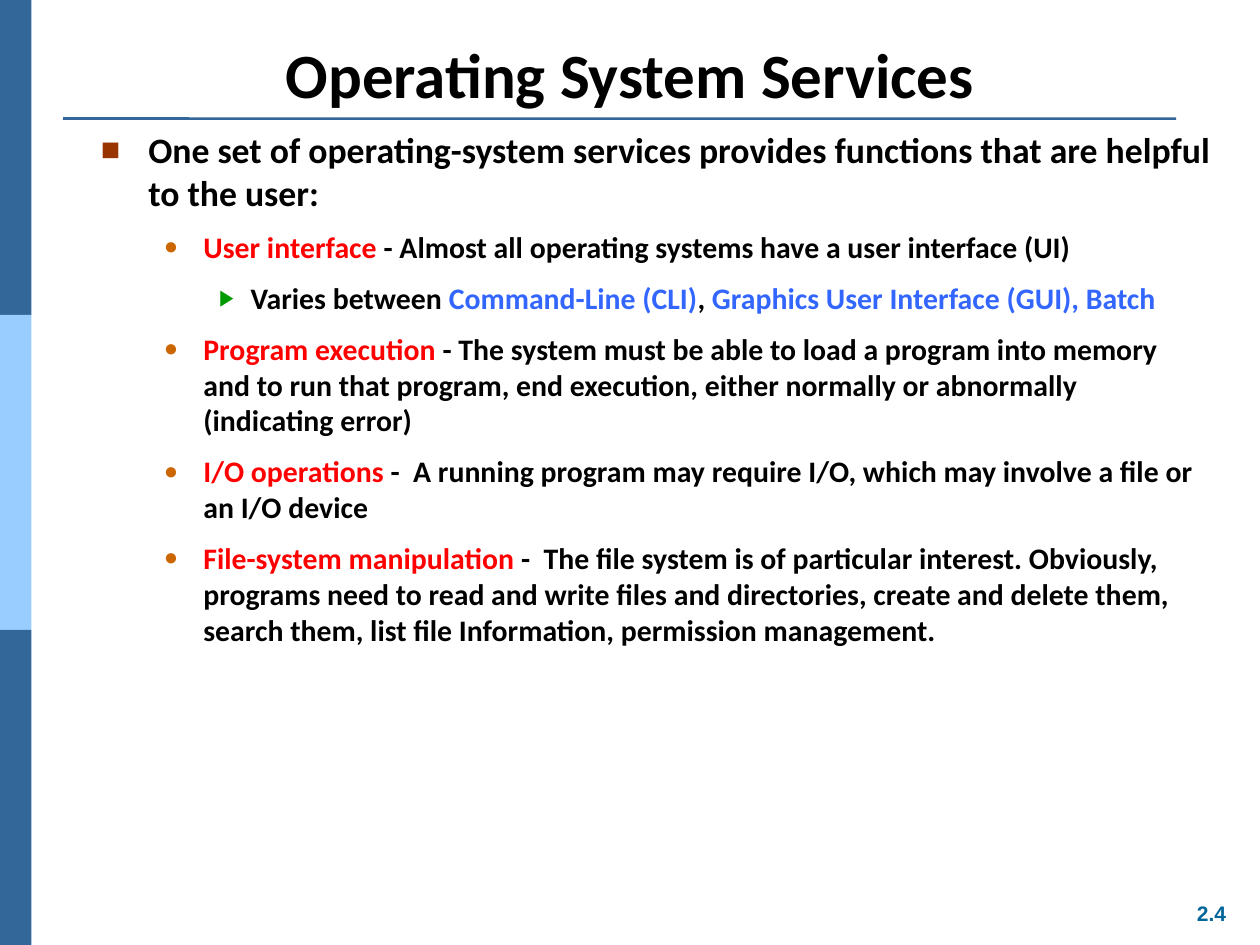
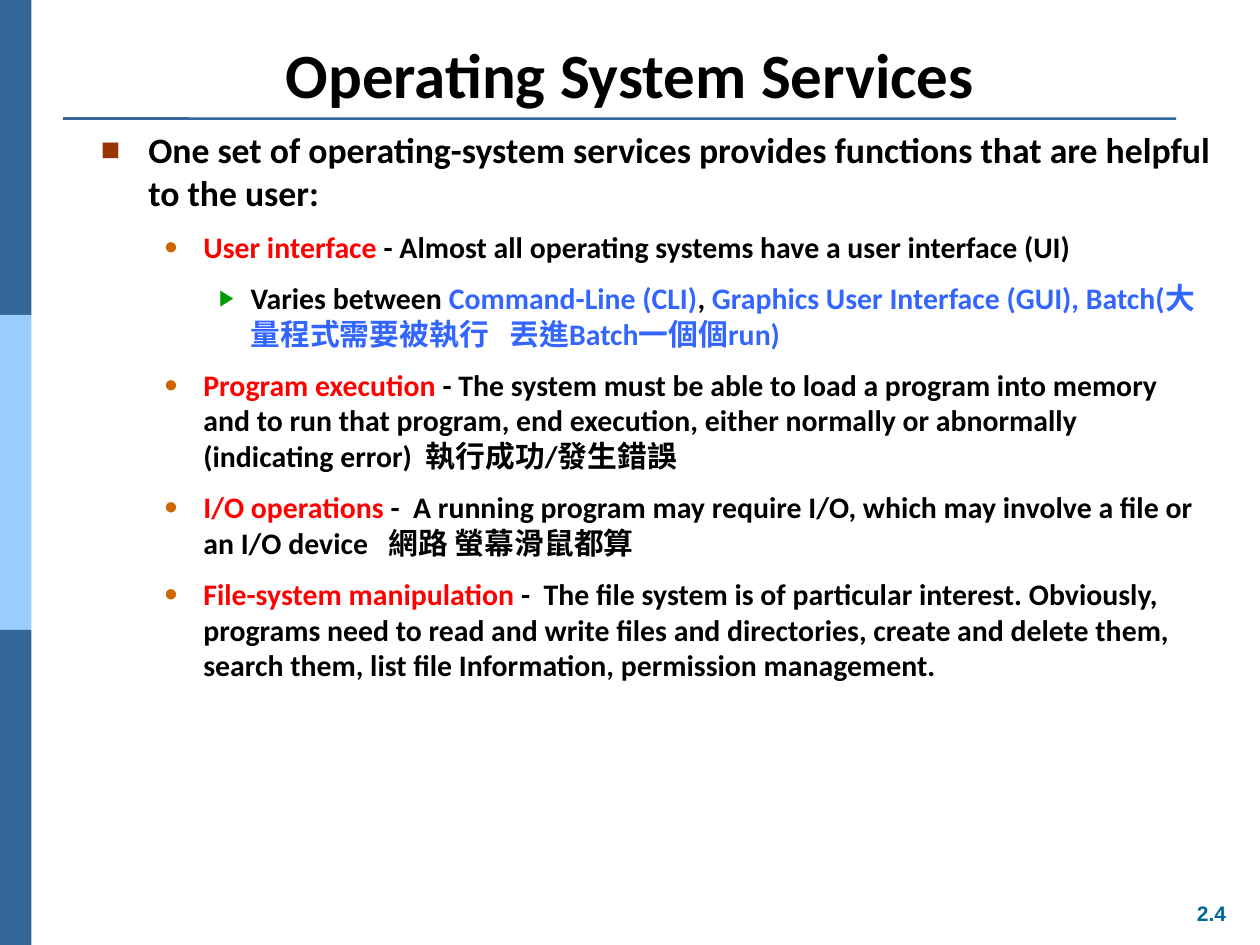
Before and after one commit to Yang09701194/OS_Learning, a slide deck: slide 4 of ch02.ppt. Drawn at 1260x945 pixels with LibreOffice and Linux fonts; fonts in the diff are those of the drawing. Boxes give left, top, right and bottom in pixels: in the first picture for what was removed or moved away, otherwise in the second. Text is boxed around its words. In the diff, an @@ line names an element or a change of style, - is before the commit and + after.

```diff
--- a/ch02.ppt
+++ b/ch02.ppt
@@ text at [203, 284, 1195, 557]: text changed @@
-    ▶ Varies between Command-Line (CLI), Graphics User Interface (GUI), Batch
-  ● Program execution - The system must be able to load a program into memory and to run that program, end execution, either normally or abnormally (indicating error)
-  ● I/O operations - A running program may require I/O, which may involve a file or an I/O device
+    ▶ Varies between Command-Line (CLI), Graphics User Interface (GUI), Batch(大量程式需要被執行 丟進Batch一個個run)
+  ● Program execution - The system must be able to load a program into memory and to run that program, end execution, either normally or abnormally (indicating error) 執行成功/發生錯誤
+  ● I/O operations - A running program may require I/O, which may involve a file or an I/O device 網路 螢幕滑鼠都算
```
Also in this commit, not shown: 2 other slides changed, 1 other file.
